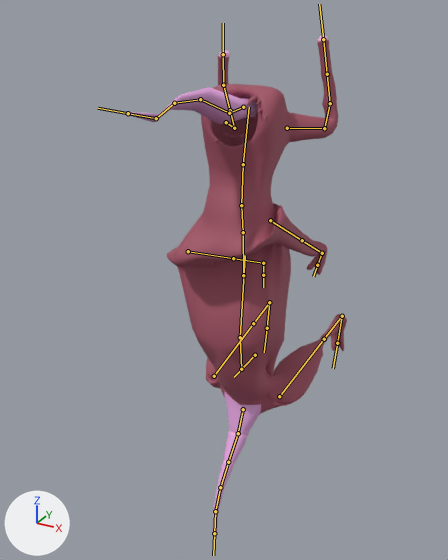
Renders of the FBX model DreamHack 2018 - UnityProject/Assets/Models/EnergyLeechWalk.fbx from each side of a commit.
Both versions are drawn from a camera (50 mm lens) standing at (0.608, -1.706, 0.61) and looking at (-0.001, -0.6, 0.057). The lights are fixed; the arrows at lower left show +X, +Y and +Z. Both versions are drawn at frame 95 of the action 'Armature|FootTarget.FrontRAction'; the numbers are the values there. The bones that bend it are drawn over the model as lines.

Objects in the first picture: 'Body', 'Tongue'.
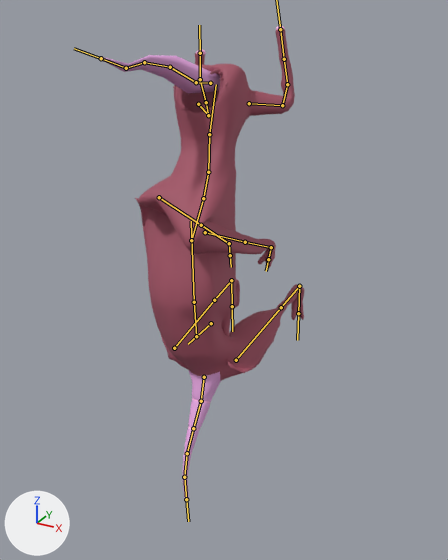
Changed parts and their boxes (x1, y1, x2, y2) in the pictures (448 x 560 px):
'Body', posed
    before: (167, 35, 347, 535)
    after: (135, 25, 305, 500)
'Tongue', posed (8% narrower)
    before: (129, 87, 258, 124)
    after: (101, 55, 220, 93)
bone 'Root', root to tip
    before: (255, 355) to (234, 377)
    after: (211, 323) to (188, 344)
bone 'Pelvis', root to tip
    before: (241, 369) to (240, 337)
    after: (196, 336) to (194, 302)
bone 'Stomach', root to tip
    before: (240, 337) to (245, 255)
    after: (194, 302) to (191, 221)
bone 'Chest', root to tip
    before: (243, 275) to (243, 232)
    after: (191, 240) to (203, 198)
bone 'Neck0', root to tip
    before: (243, 232) to (241, 205)
    after: (203, 198) to (208, 172)
bone 'Neck1', root to tip
    before: (241, 205) to (243, 164)
    after: (208, 172) to (209, 134)
bone 'FrontThigh.L', root to tip
    before: (270, 220) to (302, 240)
    after: (205, 232) to (245, 242)
bone 'FrontFoot.L', root to tip
    before: (322, 253) to (317, 265)
    after: (271, 247) to (268, 259)
bone 'FrontThigh.R', root to tip
    before: (188, 251) to (233, 258)
    after: (159, 197) to (201, 225)
bone 'FrontFoot.R', root to tip
    before: (263, 263) to (263, 275)
    after: (229, 243) to (230, 255)
bone 'BackThigh.L', root to tip
    before: (279, 396) to (324, 339)
    after: (236, 360) to (281, 307)
bone 'Shin.L', root to tip
    before: (324, 339) to (342, 316)
    after: (281, 307) to (299, 286)
bone 'Foot.L', root to tip
    before: (342, 316) to (337, 343)
    after: (299, 286) to (298, 313)
bone 'BackThigh.R', root to tip
    before: (214, 376) to (253, 323)
    after: (174, 348) to (214, 300)
bone 'Shin.R', root to tip
    before: (253, 323) to (269, 302)
    after: (214, 300) to (231, 280)

The edits, one by one:
Object 'Armature' (bone_rig_object) moves from (0.066, -0.393, -0.004) to (-0.066, -0.399, 0.018).
Object 'Armature' (bone_rig_object) turns from (-90, 0, 0) to (-90, -5, 0) degrees about its own x, y and z.
Bone 'Root' (bone_root) moves from (1.27, 1.77, 0.0) to (1.03, 1.6, 0.0).
Bone 'Root' (bone_root) turns from (0, 0, 0) to (0, 0, -2) degrees about its own x, y and z.
Bone 'Pelvis' (bone_pelvis) turns from (0, 0, 0) to (12, 0, 0) degrees about its own x, y and z.
Bone 'Stomach' (bone_stomach) turns from (0, 0, 0) to (-9, 0, 0) degrees about its own x, y and z.
Bone 'Chest' (bone_chest) turns from (-55, 0, 0) to (-25, -15, 15) degrees about its own x, y and z.
Bone 'Neck0' (bone_neck0) turns from (-14, 0, 0) to (-12, 17, -9) degrees about its own x, y and z.
Bone 'Neck1' (bone_neck1) turns from (21, 0, 0) to (-6, 0, 0) degrees about its own x, y and z.
Bone 'FrontThigh.L' (bone_frontthigh_l) moves from (-0.01, -0.29, -1.0) to (0.0, 0.0, 0.0).
Bone 'FrontThigh.L' (bone_frontthigh_l) turns from (140, 23, -10) to (147, 32, -10) degrees about its own x, y and z.
Bone 'FrontFoot.L' (bone_frontfoot_l) turns from (-56, 29, 18) to (-62, 35, 18) degrees about its own x, y and z.
Bone 'FrontThigh.R' (bone_frontthigh_r) moves from (-0.19, -0.02, -0.14) to (0.02, -0.71, -0.44).
Bone 'FrontThigh.R' (bone_frontthigh_r) turns from (133, 55, -21) to (124, 34, -16) degrees about its own x, y and z.
Bone 'FrontFoot.R' (bone_frontfoot_r) turns from (-58, 42, 14) to (-45, 28, 12) degrees about its own x, y and z.
Bone 'BackThigh.L' (bone_backthigh_l) turns from (-114, -72, -53) to (-34, -66, -135) degrees about its own x, y and z.
Bone 'Shin.L' (bone_shin_l) turns from (29, 175, -7) to (31, 158, 4) degrees about its own x, y and z.
Bone 'Foot.L' (bone_foot_l) turns from (-13, 25, 94) to (-19, 25, 86) degrees about its own x, y and z.
Bone 'BackThigh.R' (bone_backthigh_r) moves from (0.0, -0.01, 0.0) to (0.0, 0.0, 0.0).
Bone 'BackThigh.R' (bone_backthigh_r) turns from (-136, 75, 35) to (-36, -78, -152) degrees about its own x, y and z.
Bone 'Shin.R' (bone_shin_r) turns from (-106, 58, -100) to (-71, -60, 77) degrees about its own x, y and z.
